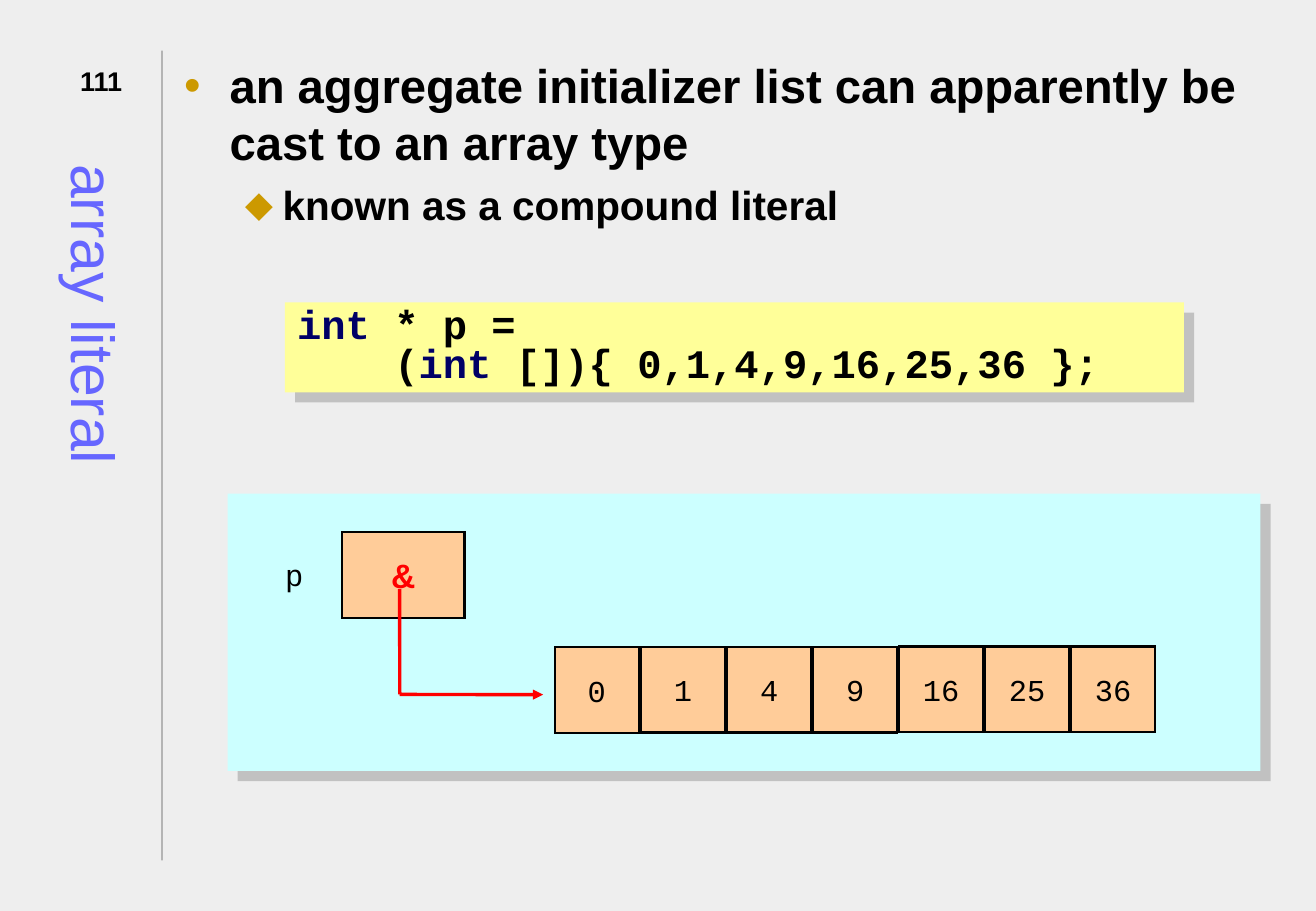
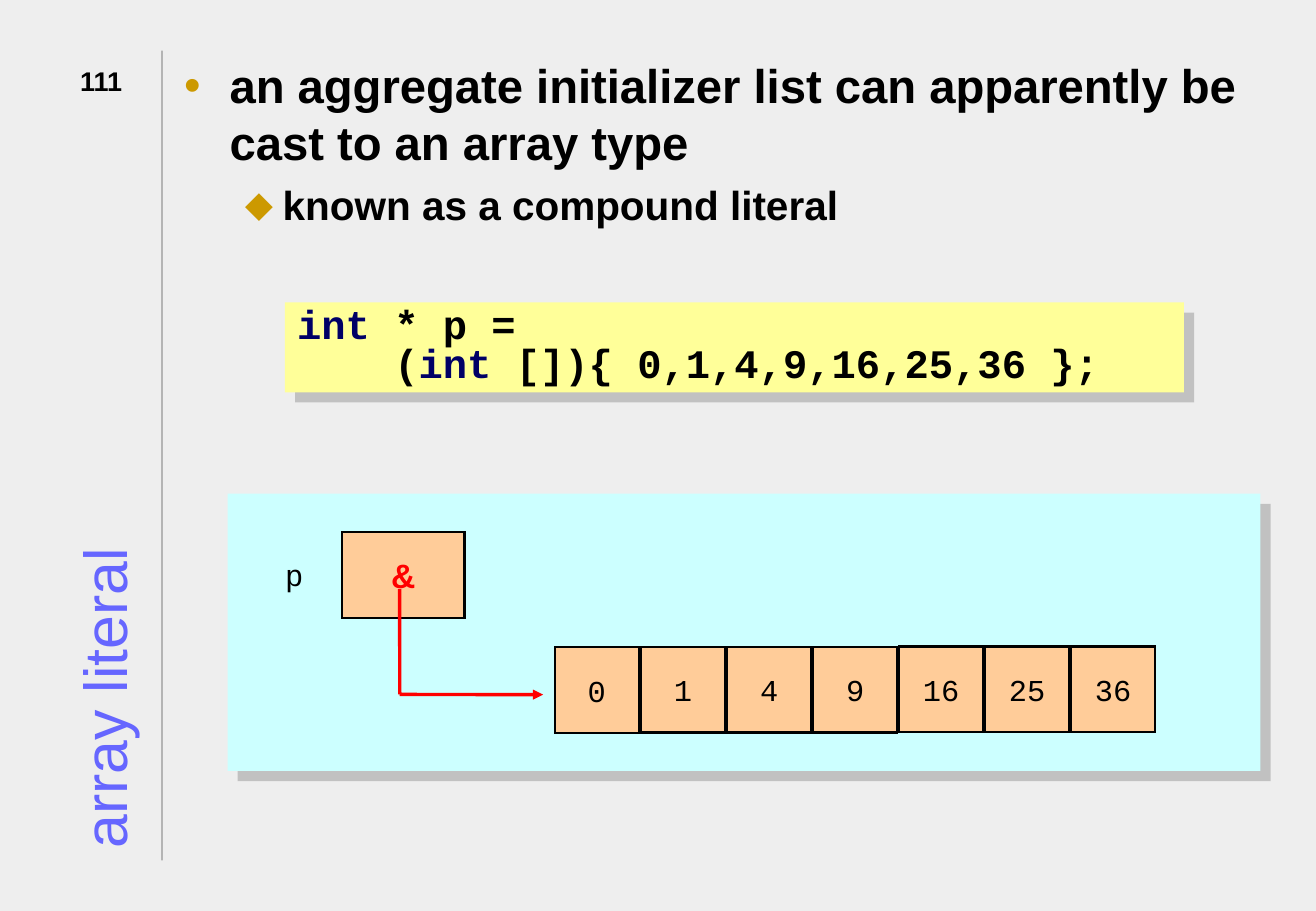
Before and after one commit to JonJagger/two-day-courses, a slide deck: slide 111 of ca/CAdvanced.odp. Drawn at 1316x911 pixels with LibreOffice and Linux fonts; fonts in the diff are those of the drawing. Boxes give left, top, right and bottom in pixels: in the first picture for what was removed or moved away, otherwise in the second. Text is boxed around its words. In the diff, an @@ line names an element or a change of style, - is before the commit and + after.

Commit message:
Change background and font colors, step 2

```diff
--- a/ca/CAdvanced.odp
+++ b/ca/CAdvanced.odp
@@ title "array literal": place and size @@
-title "array literal" at box(59, 177, 127, 460)
+title "array literal" at box(73, 562, 141, 844)
@@ title "array literal" at box(73, 562, 141, 844): rotation 0 to 270 degrees @@
```
Also in this commit, not shown: 100 other slides changed.
